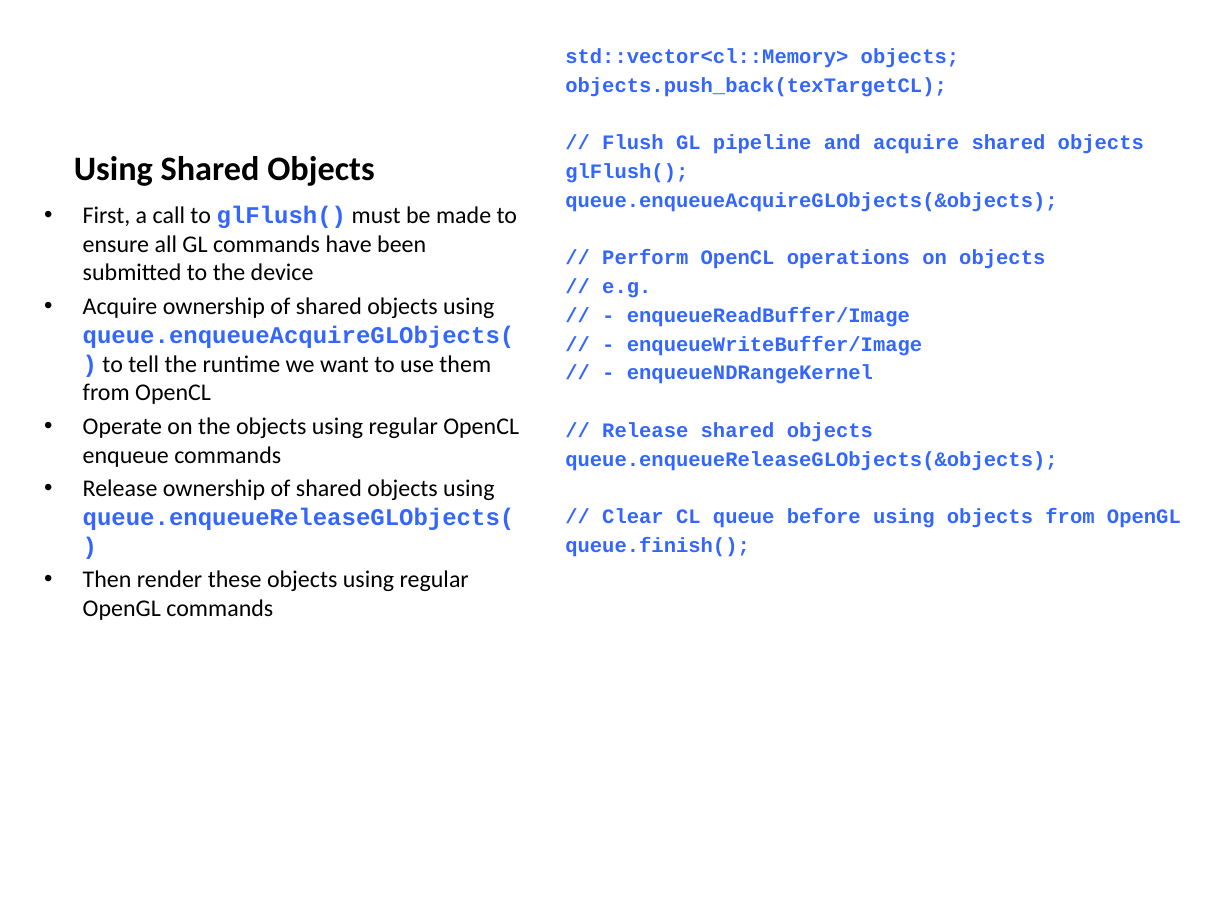
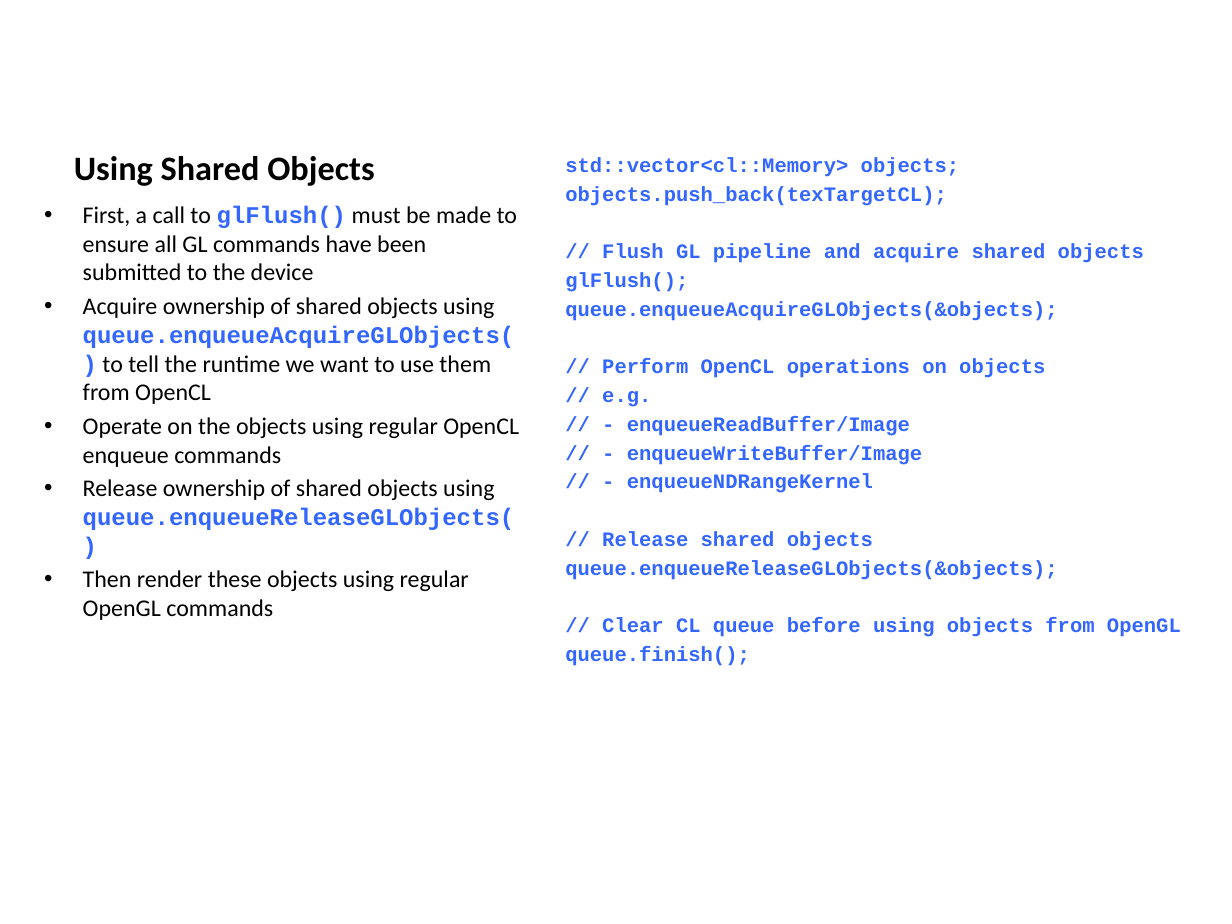
Before and after one commit to UoB-HPC/opencl-training-code, a slide deck: slide 10 of slides/advanced_part4.pptx. Drawn at 1232x924 pixels with LibreOffice and Linux fonts; fonts in the diff are those of the drawing. Boxes give left, top, right and bottom in pixels: in the first picture for what was removed or moved away, otherwise in the second. Text is boxed around its words. In the diff, an @@ line names an element or a change of style, - is before the commit and + after.

```diff
--- a/slides/advanced_part4.pptx
+++ b/slides/advanced_part4.pptx
@@ text "std::vector<cl::Memory> objects;": place and size @@
-text "std::vector<cl::Memory> objects;" at (565, 48, 1181, 557)
+text "std::vector<cl::Memory> objects;" at (565, 157, 1181, 666)
```
Also in this commit, not shown: 2 other slides changed.
